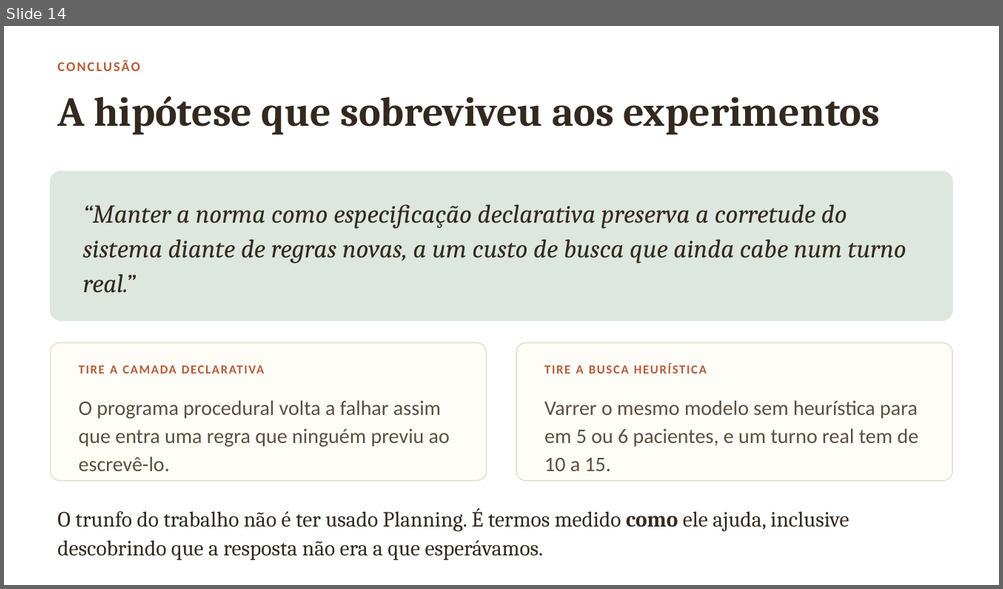
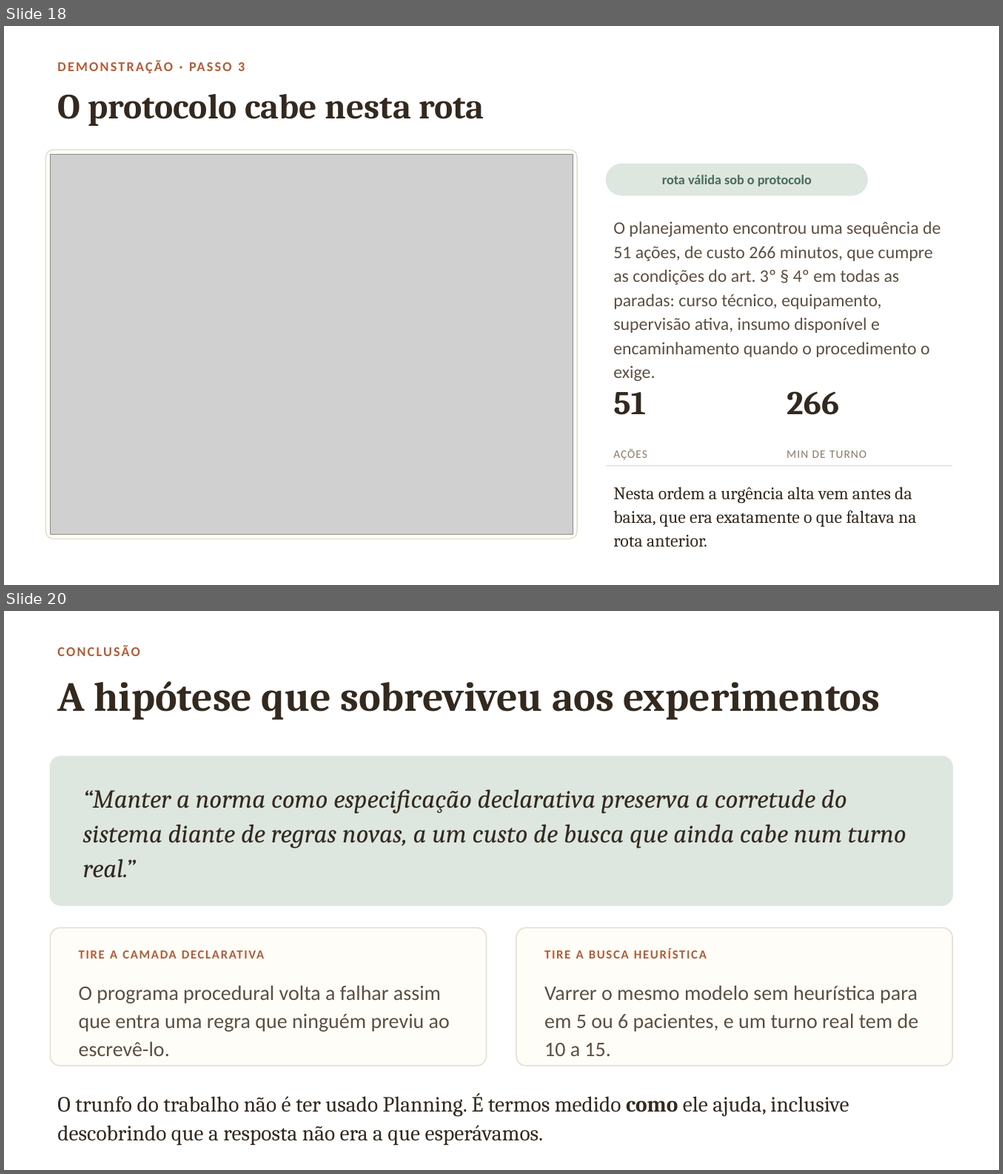
Before and after one commit to extreme500/PCI-Saude-GrupoB, a slide deck: apresentacao/3/apresentacao-final.pptx. Shown one above the other, each under a label of ours: slide 14 before the commit, slides 18 and 20 after it; the slides between them are not shown. The pictures are 1003x589 and 1003x1174 pixels, drawn with LibreOffice and Linux fonts; fonts in the diff are those of the drawing; grey boxes stand for pictures; background and template pictures are left out. Boxes give left, top, right and bottom in pixels: in the first picture for what was removed or moved away, otherwise in the second. Text is boxed around its words. In the diff, an @@ line names an element or a change of style, - is before the commit and + after.

```diff
--- a/apresentacao/3/apresentacao-final.pptx
+++ b/apresentacao/3/apresentacao-final.pptx
@@ slide 18 added at <box>4,26,999,585</box>, background picture (left out) @@
@@ text added at <box>238,62,244,71</box>, 13 pt, text #B35C38, bold @@
+DEMONSTRAÇÃO · PASSO 3
@@ text added at <box>57,94,484,126</box>, 34 pt, text #33291F, bold @@
+O protocolo cabe nesta rota
@@ rounded rectangle added at <box>45,150,577,540</box>, fill #FFFDF8, outline #E6DCCB 1 pt @@
@@ picture added at <box>51,154,572,535</box> @@
@@ rounded rectangle added at <box>606,164,868,195</box>, fill #DDE7E0, outline #DDE7E0 1 pt @@
@@ text added at <box>662,175,811,187</box>, 13 pt, text #4A6B5B, bold @@
+rota válida sob o protocolo
@@ text added at <box>613,221,940,381</box>, 17 pt, text #5C4F41 @@
+O planejamento encontrou uma sequência de 51 ações, de custo 266 minutos, que cumpre as condições do art. 3º § 4º em todas as paradas: curso técnico, equipamento, supervisão ativa, insumo disponível e encaminhamento quando o procedimento o exige.
@@ text added at <box>613,392,646,415</box>, 32 pt, text #33291F, bold @@
+51
@@ text added at <box>786,392,839,415</box>, 32 pt, text #33291F, bold @@
+266
@@ line added from (606, 466) to (952, 466), #E6DCCB 1 pt @@
@@ text added at <box>613,449,646,460</box>, 11 pt, text #8A7A67 @@
+AÇÕES
@@ text added at <box>786,451,866,458</box>, 11 pt, text #8A7A67 @@
+MIN DE TURNO
@@ text added at <box>613,487,916,548</box>, 17 pt, text #33291F @@
+Nesta ordem a urgência alta vem antes da baixa, que era exatamente o que faltava na rota anterior.
@@ what was slide 14 is now slide 20 @@
```
Also in this commit, not shown: 6 other slides added, 1 slide removed, 9 other files.
